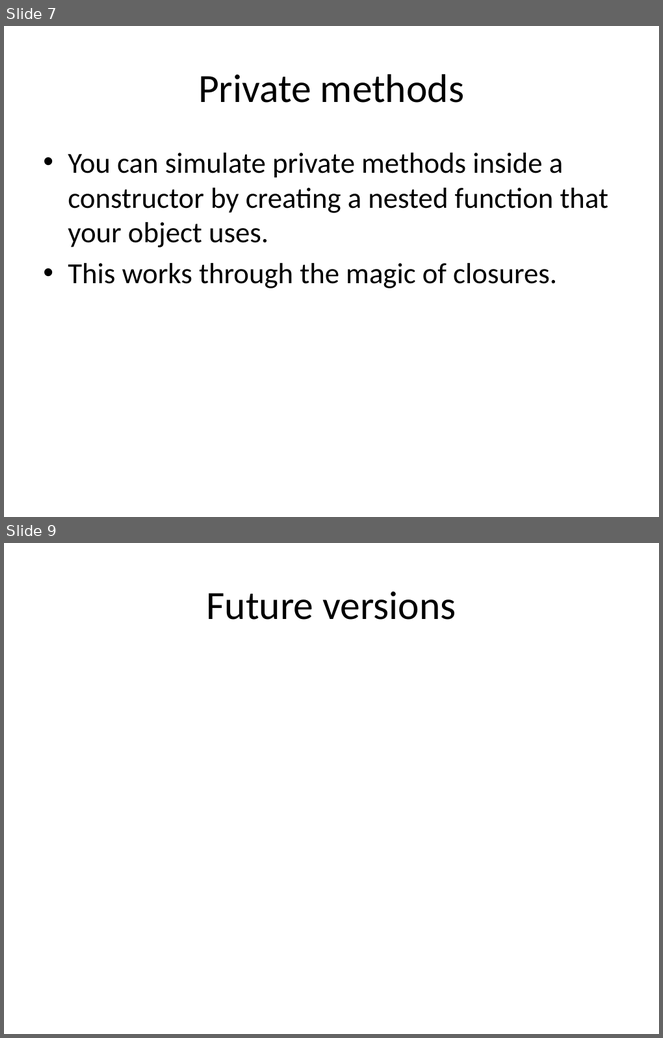
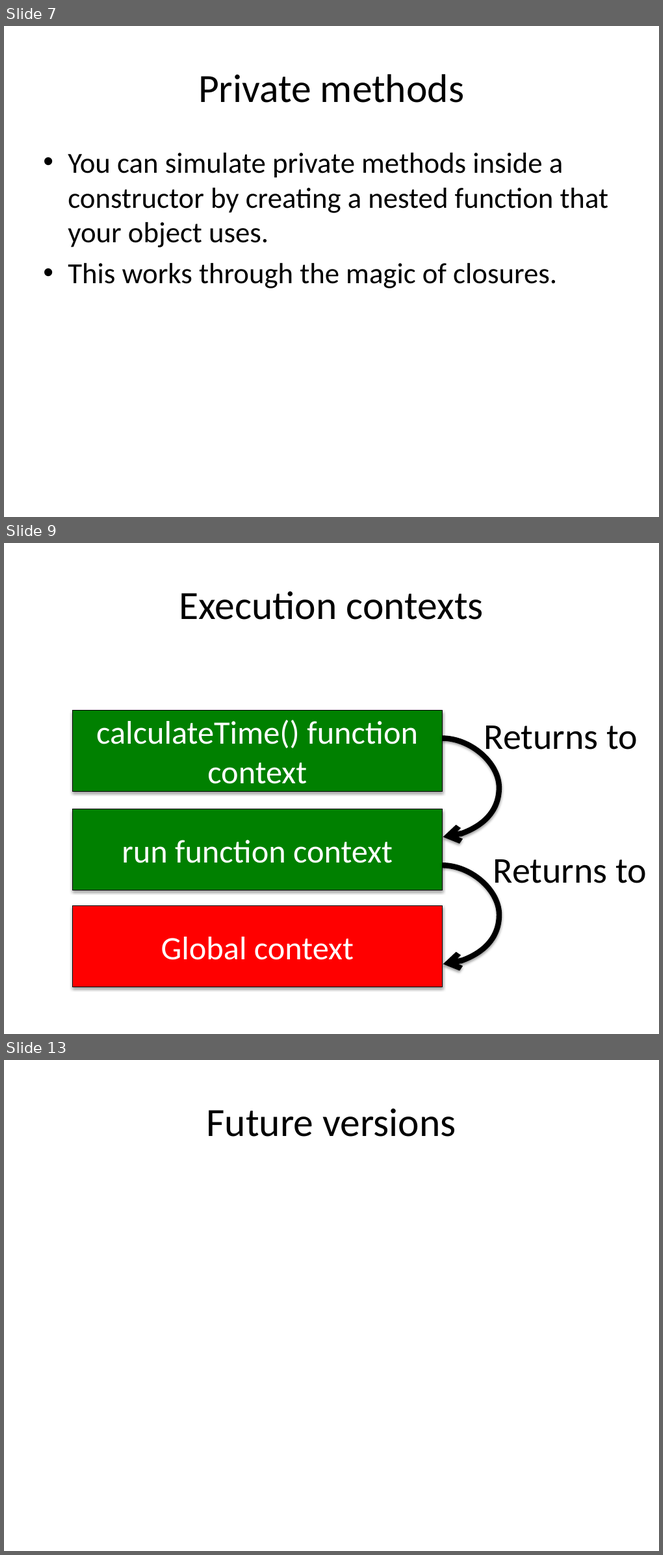
Before and after one commit to helephant/JavascriptObjects, a slide deck: javascript-objects.pptx. Shown one above the other, each under a label of ours: slides 7 and 9 before the commit, slides 7, 9 and 13 after it; the slides between them are not shown. The pictures are 663x1038 and 663x1555 pixels, drawn with LibreOffice and Linux fonts; fonts in the diff are those of the drawing. Boxes give left, top, right and bottom in pixels: in the first picture for what was removed or moved away, otherwise in the second. Text is boxed around its words. In the diff, an @@ line names an element or a change of style, - is before the commit and + after.

```diff
--- a/javascript-objects.pptx
+++ b/javascript-objects.pptx
@@ slide 9 added at [4, 543, 659, 1034], background #FFFFFF @@
@@ title added at [180, 591, 484, 620], 44 pt, text #000000 @@
+Execution contexts
@@ rectangle added at [73, 711, 442, 792], fill #008000, outline #000000 0.75 pt, 36 pt, text #FFFFFF @@
+calculateTime() function context
@@ text added at [484, 726, 638, 757], 40 pt, text #000000 @@
+Returns to
@@ curved arrow added from (442, 738) to (443, 837), #000000 6 pt @@
@@ rectangle added at [73, 809, 442, 890], fill #008000, outline #000000 0.75 pt, 36 pt, text #FFFFFF @@
+run function context
@@ curved arrow added from (442, 865) to (443, 964), #000000 6 pt @@
@@ text added at [493, 860, 647, 891], 40 pt, text #000000 @@
+Returns to
@@ rectangle added at [73, 906, 442, 987], fill #FF0000, outline #000000 0.75 pt, 36 pt, text #FFFFFF @@
+Global context
@@ what was slide 9 is now slide 13 @@
```
Also in this commit, not shown: 1 slide changed, 3 other slides added, 5 other files.
